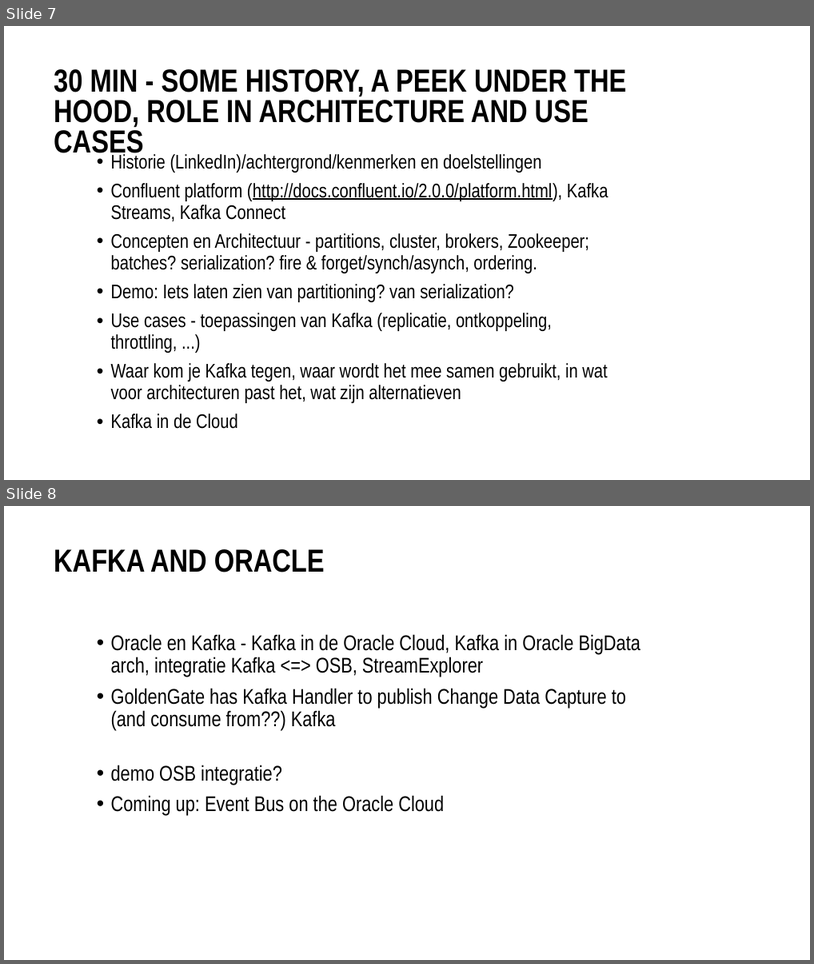
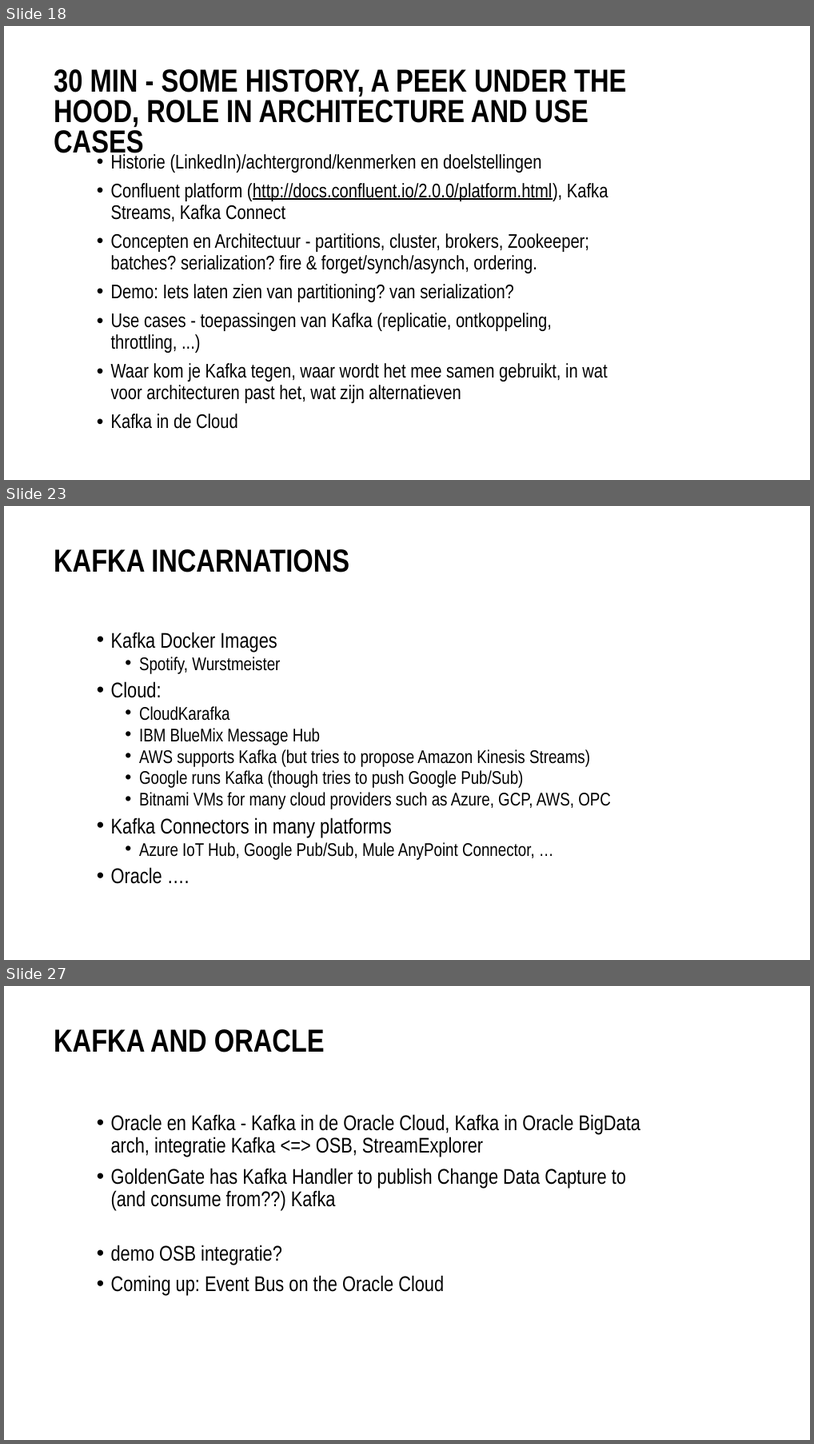
Before and after one commit to MaartenSmeets/kafka-workshop, a slide deck: Kafka_SIG_09feb2017.pptx. Shown one above the other, each under a label of ours: slides 7 and 8 before the commit, slides 18, 23 and 27 after it; the slides between them are not shown. The pictures are 814x964 and 814x1444 pixels, drawn with LibreOffice and Linux fonts; fonts in the diff are those of the drawing; background and template pictures are left out. Boxes give left, top, right and bottom in pixels: in the first picture for what was removed or moved away, otherwise in the second. Text is boxed around its words. In the diff, an @@ line names an element or a change of style, - is before the commit and + after.

Commit message:
First section of presentation: basics of Kafka (no code, no under the hood)

```diff
--- a/Kafka_SIG_09feb2017.pptx
+++ b/Kafka_SIG_09feb2017.pptx
@@ slide 23 added at box(4, 506, 810, 960), background #FFFFFF @@
@@ title added at box(54, 549, 350, 572), 54 pt, text #000000, bold @@
+KAFKA INCARNATIONS
@@ text added at box(111, 632, 611, 884), 31 pt, text #000000 @@
+• Kafka Docker Images
+  • Spotify, Wurstmeister
+• Cloud:
+  • CloudKarafka
+  • IBM BlueMix Message Hub
+  • AWS supports Kafka (but tries to propose Amazon Kinesis Streams)
+  • Google runs Kafka (though tries to push Google Pub/Sub)
+  • Bitnami VMs for many cloud providers such as Azure, GCP, AWS, OPC
+• Kafka Connectors in many platforms
+  • Azure IoT Hub, Google Pub/Sub, Mule AnyPoint Connector, …
+• Oracle ….
@@ what was slide 7 is now slide 18 @@
@@ what was slide 8 is now slide 27 @@
```
Also in this commit, not shown: 1 slide changed, 19 other slides added, 1 slide removed.
